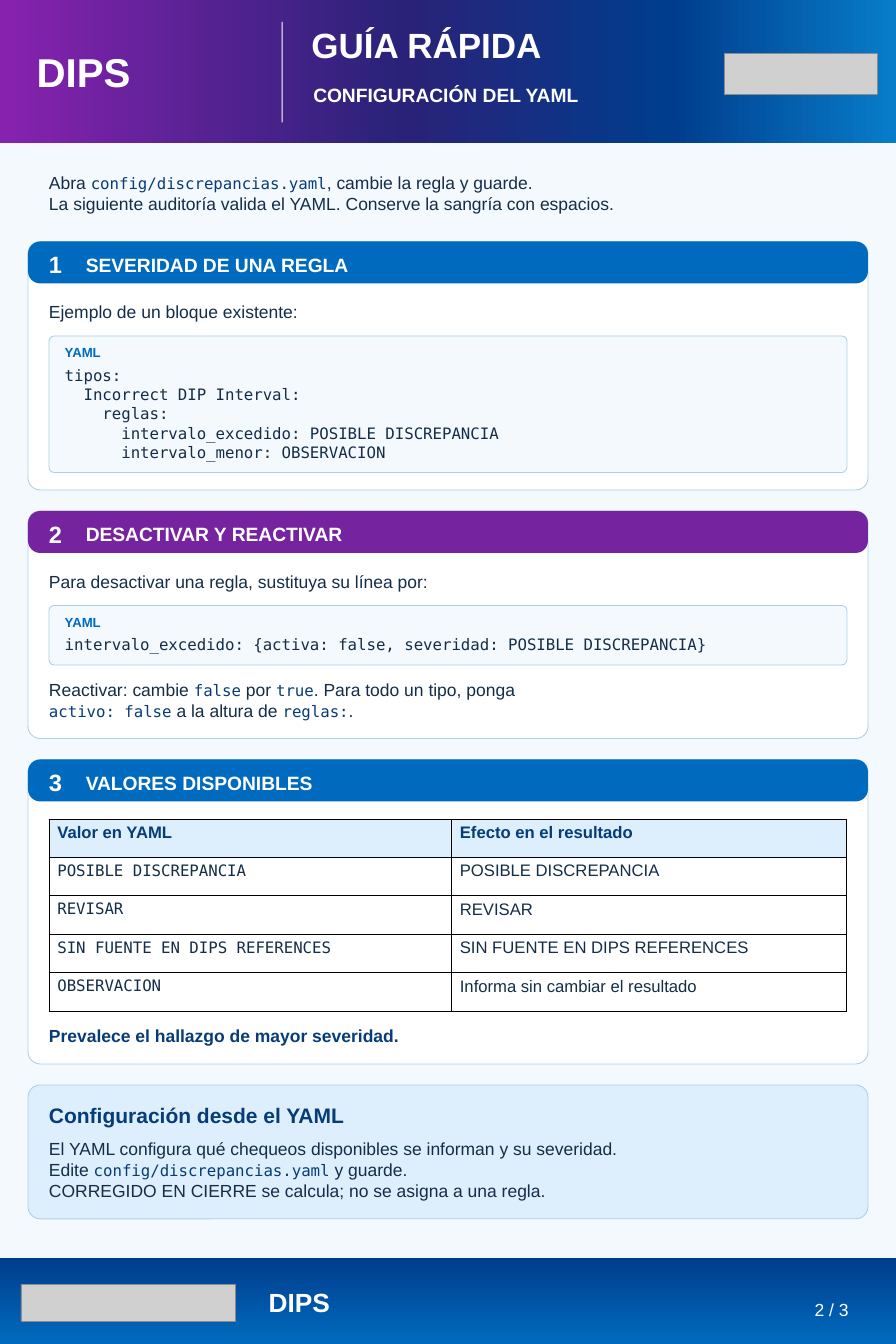
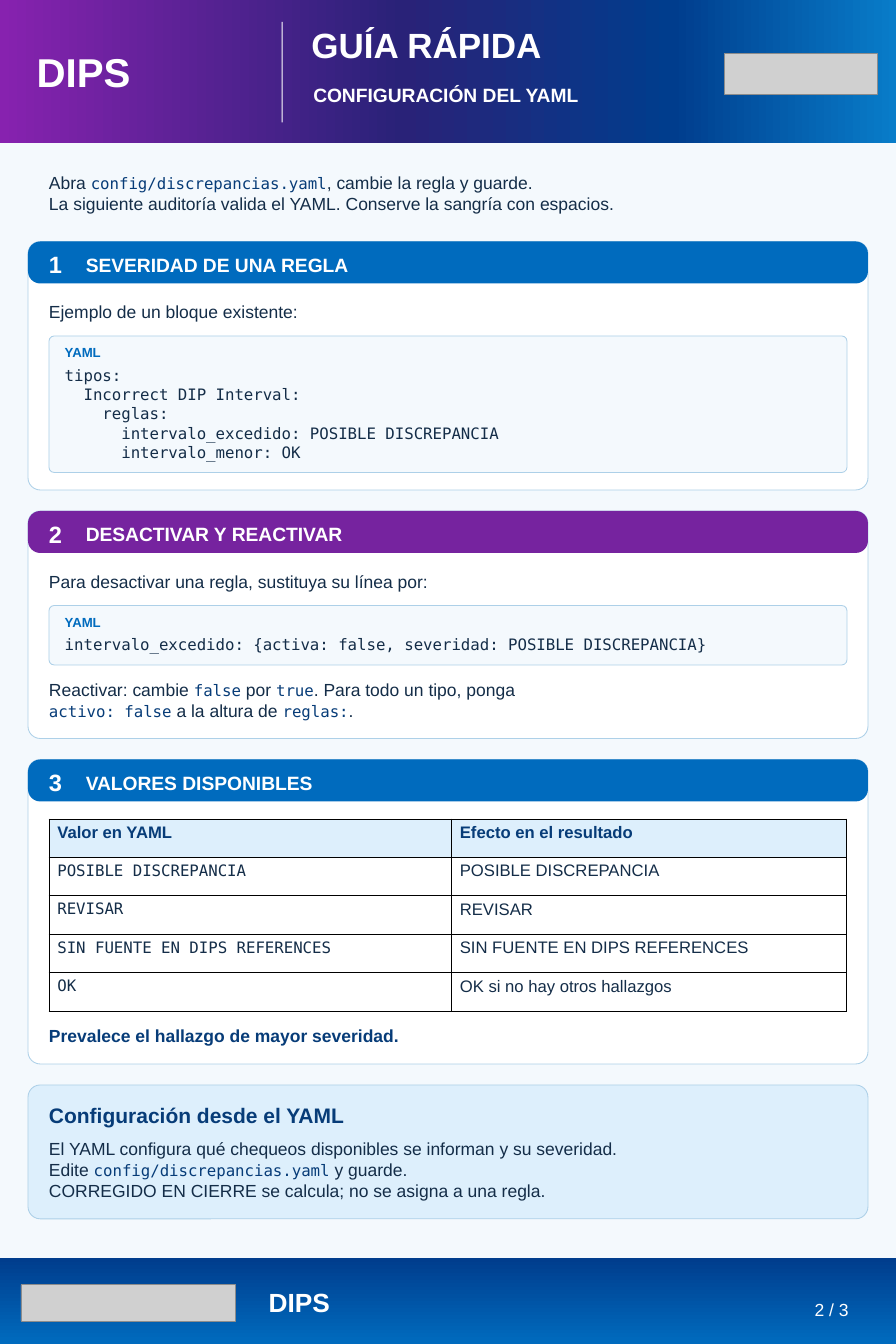
Before and after one commit to lviloriabas/dips, a slide deck: slide 2 of docs/Guia_DIPS_reglas_referencias.pptx. Drawn at 896x1344 pixels with LibreOffice and Linux fonts; fonts in the diff are those of the drawing; grey boxes stand for pictures. Boxes give left, top, right and bottom in pixels: in the first picture for what was removed or moved away, otherwise in the second. Text is boxed around its words. In the diff, an @@ line names an element or a change of style, - is before the commit and + after.

```diff
--- a/docs/Guia_DIPS_reglas_referencias.pptx
+++ b/docs/Guia_DIPS_reglas_referencias.pptx
@@ text at [121, 446, 301, 462]: text changed @@
-intervalo_menor: OBSERVACION
+intervalo_menor: OK
@@ table at [49, 819, 846, 1011] @@
-row 5, column 1: OBSERVACION
+row 5, column 1: OK
-row 5, column 2: Informa sin cambiar el resultado
+row 5, column 2: OK si no hay otros hallazgos
```
Also in this commit, not shown: 26 other files.
